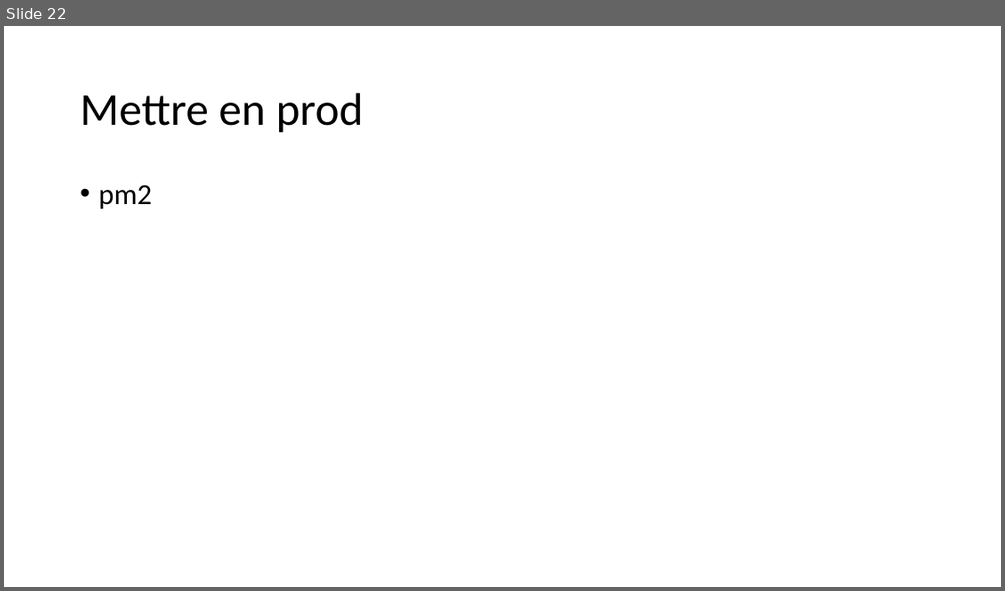
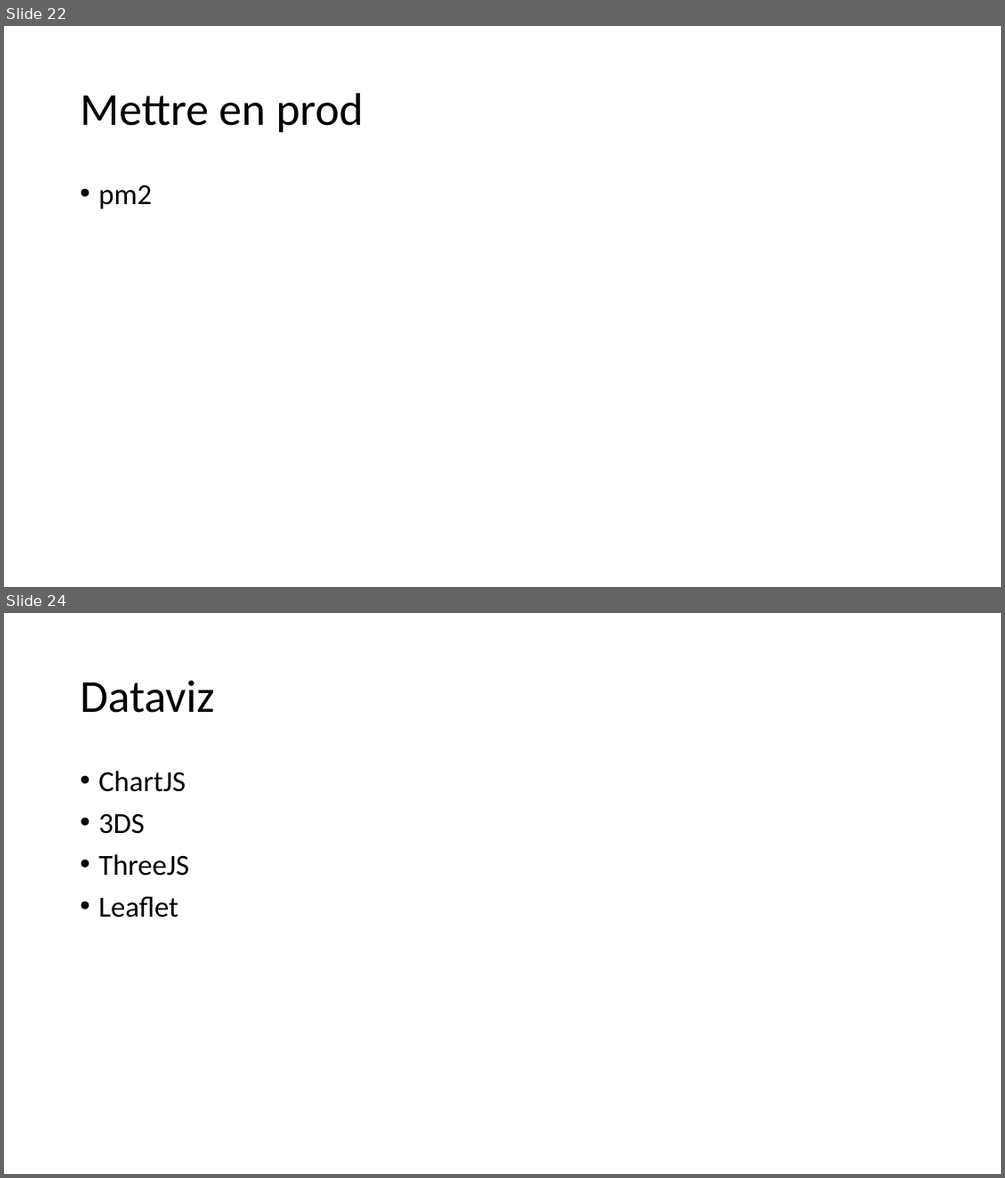
Before and after one commit to jlg-formation/tjs-juin-2022, a slide deck: notes.pptx. Shown one above the other, each under a label of ours: slide 22 before the commit, slides 22 and 24 after it; the slides between them are not shown. The pictures are 1005x591 and 1005x1178 pixels, drawn with LibreOffice and Linux fonts; fonts in the diff are those of the drawing. Boxes give left, top, right and bottom in pixels: in the first picture for what was removed or moved away, otherwise in the second. Text is boxed around its words. In the diff, an @@ line names an element or a change of style, - is before the commit and + after.

Commit message:
doc: final pptx

```diff
--- a/notes.pptx
+++ b/notes.pptx
@@ slide 24 added at [4,613,1001,1174], background #FFFFFF @@
@@ title added at [80,680,214,713], 44 pt, text #000000 @@
+Dataviz
@@ text added at [98,771,189,917], 28 pt, text #000000 @@
+• ChartJS
+• 3DS
+• ThreeJS
+• Leaflet
```
Also in this commit, not shown: 1 other slide added.
